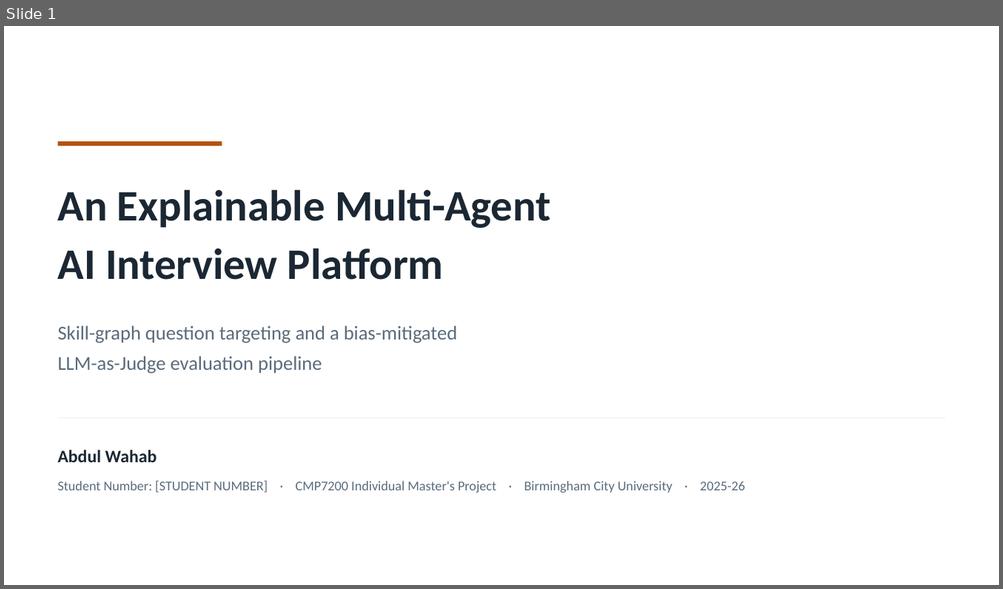
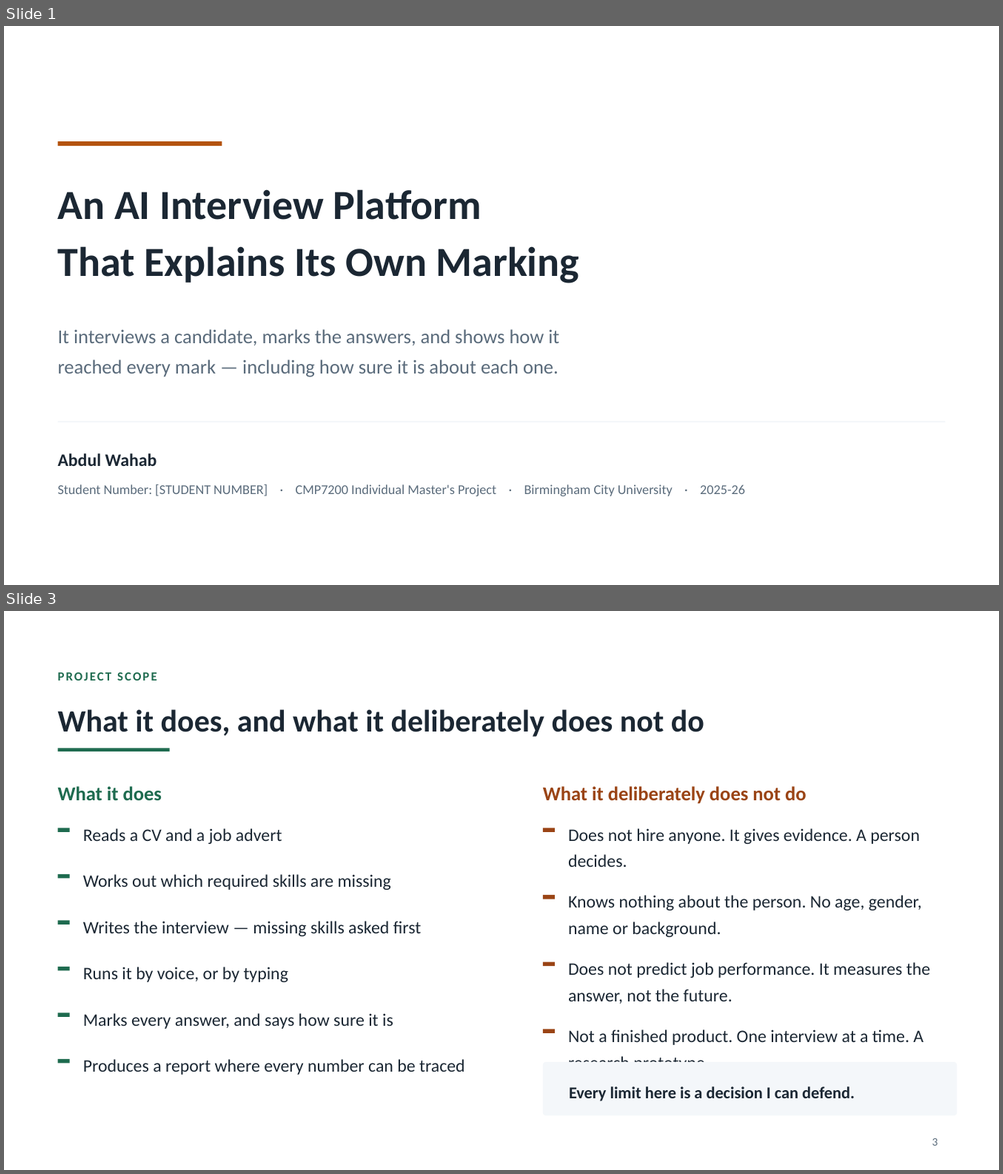
Before and after one commit to syedali254/interview_platform, a slide deck: submission/CMP7200_Viva_Presentation.pptx. Shown one above the other, each under a label of ours: slide 1 before the commit, slides 1 and 3 after it; the slides between them are not shown. The pictures are 1003x589 and 1003x1174 pixels, drawn with LibreOffice and Linux fonts; fonts in the diff are those of the drawing. Boxes give left, top, right and bottom in pixels: in the first picture for what was removed or moved away, otherwise in the second. Text is boxed around its words. In the diff, an @@ line names an element or a change of style, - is before the commit and + after.

```diff
--- a/submission/CMP7200_Viva_Presentation.pptx
+++ b/submission/CMP7200_Viva_Presentation.pptx
@@ slide 3 added at box(4, 611, 999, 1170), background #FFFFFF @@
@@ text added at box(58, 672, 157, 681), 12 pt, text #1E6B4F, bold @@
+PROJECT SCOPE
@@ text added at box(58, 709, 704, 737), 30 pt, text #1B2733, bold @@
+What it does, and what it deliberately does not do
@@ rectangle added at box(58, 749, 170, 752), fill #1E6B4F @@
@@ text added at box(58, 786, 162, 800), 19 pt, text #1E6B4F, bold @@
+What it does
@@ text added at box(543, 786, 805, 804), 19 pt, text #9A4415, bold @@
+What it deliberately does not do
@@ rectangle added at box(58, 828, 70, 832), fill #1E6B4F @@
@@ text added at box(83, 829, 282, 844), 17 pt, text #1B2733 @@
+Reads a CV and a job advert
@@ rectangle added at box(543, 828, 555, 832), fill #9A4415 @@
@@ text added at box(568, 829, 919, 867), 17 pt, text #1B2733 @@
+Does not hire anyone. It gives evidence. A person decides.
@@ rectangle added at box(58, 874, 70, 879), fill #1E6B4F @@
@@ text added at box(83, 874, 391, 890), 17 pt, text #1B2733 @@
+Works out which required skills are missing
@@ rectangle added at box(543, 895, 555, 900), fill #9A4415 @@
@@ text added at box(568, 895, 922, 937), 17 pt, text #1B2733 @@
+Knows nothing about the person. No age, gender, name or background.
@@ rectangle added at box(58, 920, 70, 925), fill #1E6B4F @@
@@ text added at box(83, 921, 421, 937), 17 pt, text #1B2733 @@
+Writes the interview — missing skills asked first
@@ rectangle added at box(543, 963, 555, 967), fill #9A4415 @@
@@ text added at box(568, 963, 930, 1004), 17 pt, text #1B2733 @@
+Does not predict job performance. It measures the answer, not the future.
@@ rectangle added at box(58, 967, 70, 971), fill #1E6B4F @@
@@ text added at box(83, 967, 288, 982), 17 pt, text #1B2733 @@
+Runs it by voice, or by typing
@@ rectangle added at box(58, 1013, 70, 1017), fill #1E6B4F @@
@@ text added at box(83, 1014, 393, 1029), 17 pt, text #1B2733 @@
+Marks every answer, and says how sure it is
@@ rectangle added at box(543, 1030, 555, 1034), fill #9A4415 @@
@@ text added at box(568, 1030, 923, 1062), 17 pt, text #1B2733 @@
+Not a finished product. One interview at a time. A research prototype.
@@ rectangle added at box(58, 1059, 70, 1064), fill #1E6B4F @@
@@ text added at box(83, 1059, 465, 1075), 17 pt, text #1B2733 @@
+Produces a report where every number can be traced
@@ rounded rectangle added at box(543, 1062, 957, 1116), fill #F4F7FA @@
@@ text added at box(569, 1087, 854, 1102), 16 pt, text #1B2733, bold @@
+Every limit here is a decision I can defend.
@@ text added at box(932, 1139, 938, 1146), 11 pt, text #5A6B7B @@
+3
@@ slide 1 changed as well @@
@@ text at box(58, 190, 580, 284): text changed; size 42 to 40 pt @@
-An Explainable Multi-Agent
-AI Interview Platform
+An AI Interview Platform
+That Explains Its Own Marking
@@ text at box(58, 329, 559, 378): text changed @@
-Skill-graph question targeting and a bias-mitigated
-LLM-as-Judge evaluation pipeline
+It interviews a candidate, marks the answers, and shows how it
+reached every mark — including how sure it is about each one.
@@ text "Abdul Wahab": place and size @@
-text "Abdul Wahab" at box(58, 450, 157, 463)
+text "Abdul Wahab" at box(58, 454, 157, 466)
@@ text "Student Number: [STUDENT NUMBER] · ...": place and size @@
-text "Student Number: [STUDENT NUMBER] · ..." at box(58, 481, 745, 493)
+text "Student Number: [STUDENT NUMBER] · ..." at box(58, 485, 745, 497)
```
Also in this commit, not shown: 4 other slides changed, 4 other slides added, 5 slides removed, 2 other files.
